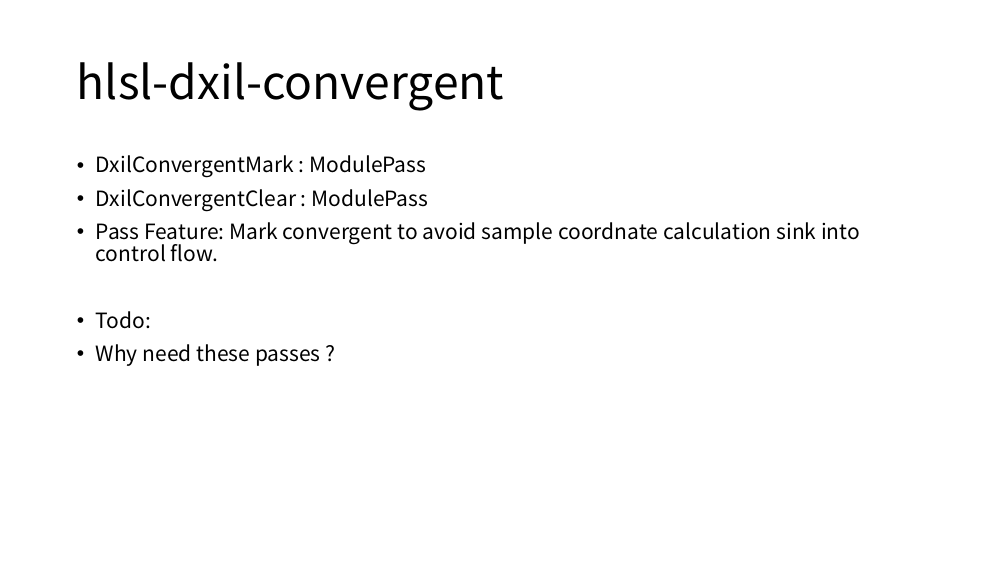
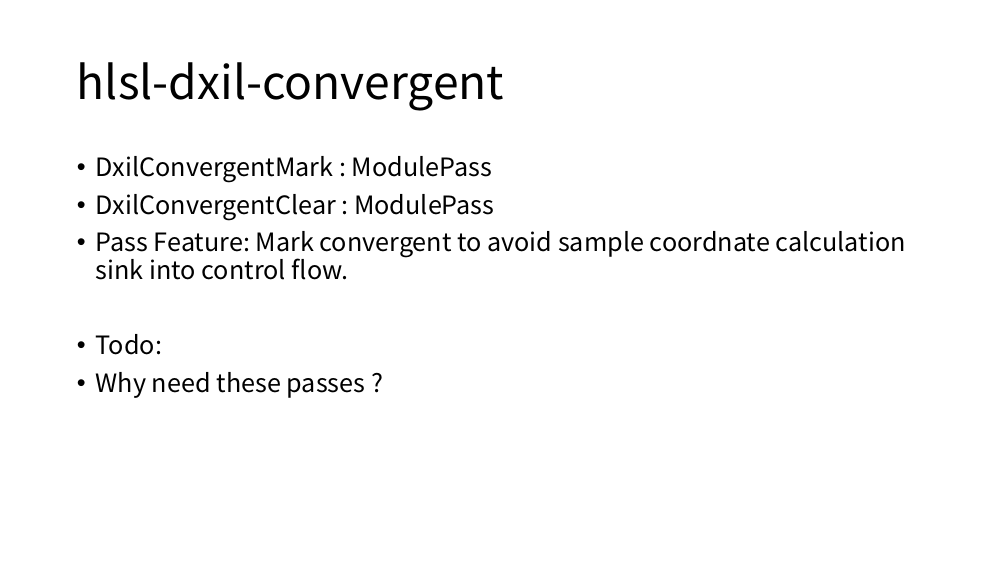
Before and after one commit to xiazhiqian/DXCompiler-Analysis, a slide deck: slide 7 of DirectXShaderCompiler.pptx. Drawn at 1008x567 pixels with LibreOffice and Linux fonts; fonts in the diff are those of the drawing. Boxes give left, top, right and bottom in pixels: in the first picture for what was removed or moved away, otherwise in the second. Text is boxed around its words. In the diff, an @@ line names an element or a change of style, - is before the commit and + after.

```diff
--- a/DirectXShaderCompiler.pptx
+++ b/DirectXShaderCompiler.pptx
@@ text "DxilConvergentMark : ModulePass" at <box>96,156,906,398</box>: size 20 to 24 pt @@
```
Also in this commit, not shown: 5 other slides changed, 4 slides added.
